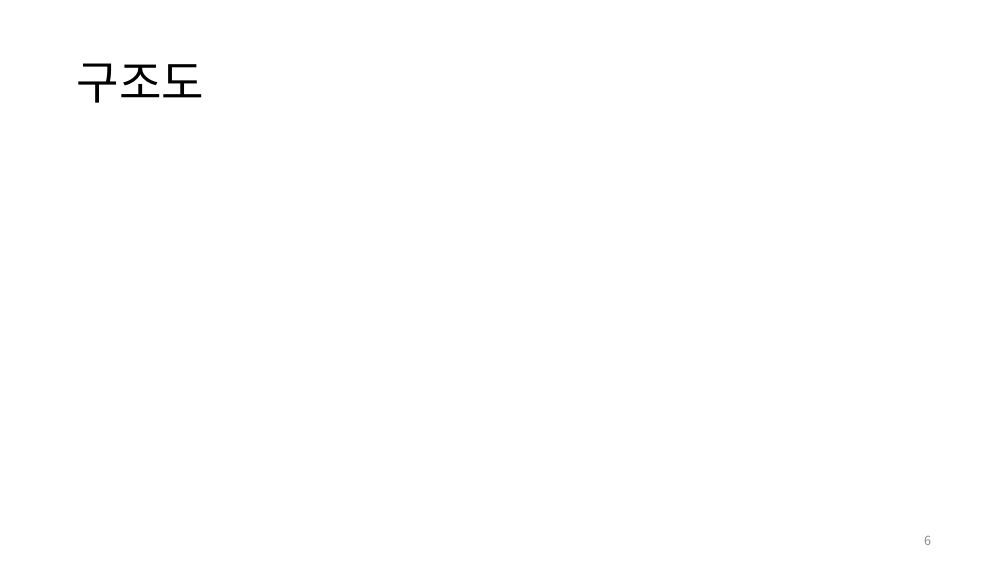
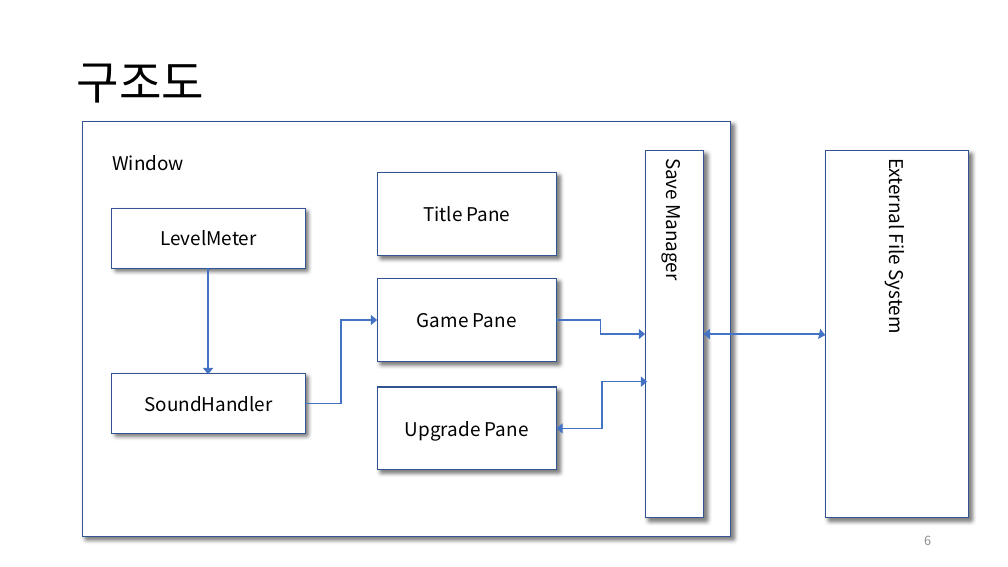
Before and after one commit to pknu-wap/Dogs-SONAR, a slide deck: slide 6 of others/presentation.pptx. Drawn at 1008x567 pixels with LibreOffice and Linux fonts; fonts in the diff are those of the drawing. Boxes give left, top, right and bottom in pixels: in the first picture for what was removed or moved away, otherwise in the second. Text is boxed around its words. In the diff, an @@ line names an element or a change of style, - is before the commit and + after.

```diff
--- a/others/presentation.pptx
+++ b/others/presentation.pptx
@@ rectangle added at (82,122,730,537), fill #FFFFFF, outline #325491 1 pt, 18 pt, text #000000 @@
+Window
@@ rectangle added at (377,172,557,256), fill #FFFFFF, outline #325491 1 pt, 18 pt, text #000000 @@
+Title Pane
@@ rectangle added at (645,150,703,517), fill #FFFFFF, outline #325491 1 pt, 18 pt, text #000000 @@
+Save Manager
@@ rectangle added at (826,150,969,517), fill #FFFFFF, outline #325491 1 pt, 18 pt, text #000000 @@
+External File System
@@ rectangle added at (112,209,306,268), fill #FFFFFF, outline #325491 1 pt, 18 pt, text #000000 @@
+LevelMeter
@@ elbow arrow added from (209, 268) to (208, 374), #4472C4 1.5 pt @@
@@ rectangle added at (377,279,557,362), fill #FFFFFF, outline #325491 1 pt, 18 pt, text #000000 @@
+Game Pane
@@ elbow arrow added from (306, 404) to (377, 320), #4472C4 1.5 pt @@
@@ elbow arrow added from (557, 320) to (645, 334), #4472C4 1.5 pt @@
@@ elbow double arrow added from (704, 334) to (826, 335), #4472C4 1.5 pt @@
@@ rectangle added at (112,374,306,433), fill #FFFFFF, outline #325491 1 pt, 18 pt, text #000000 @@
+SoundHandler
@@ rectangle added at (377,387,557,470), fill #FFFFFF, outline #325491 1 pt, 18 pt, text #000000 @@
+Upgrade Pane
@@ elbow double arrow added from (557, 429) to (647, 382), #4472C4 1.5 pt @@
```
Also in this commit, not shown: 3 other slides changed.
